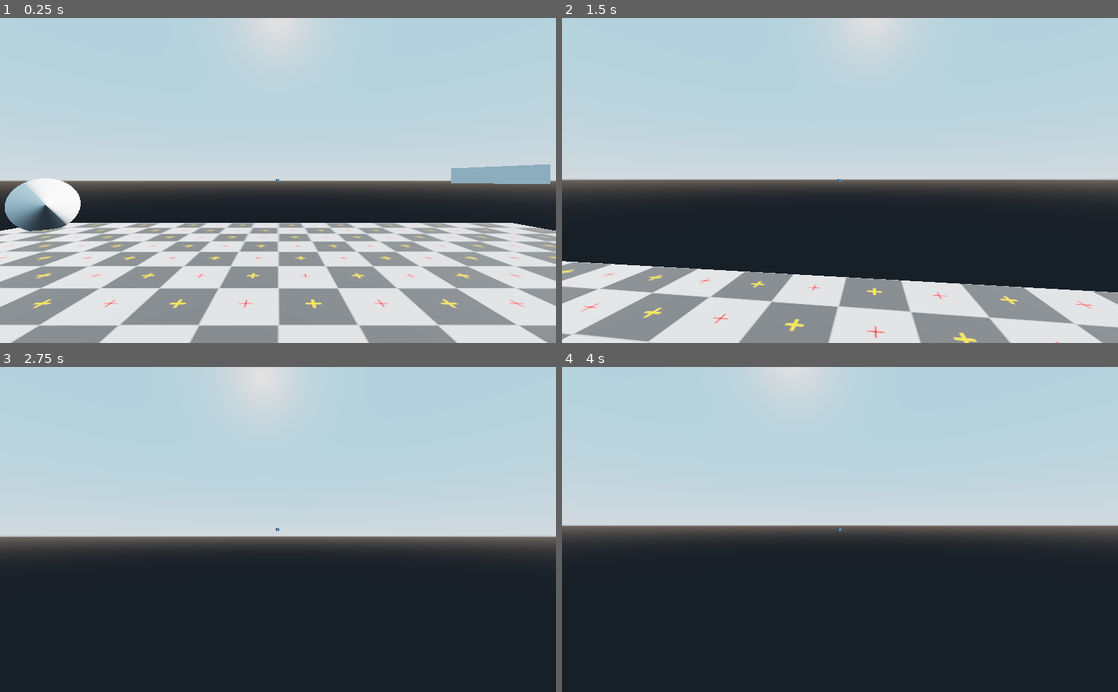
Above: before the commit, frames 1-4 (two rows, left to right).
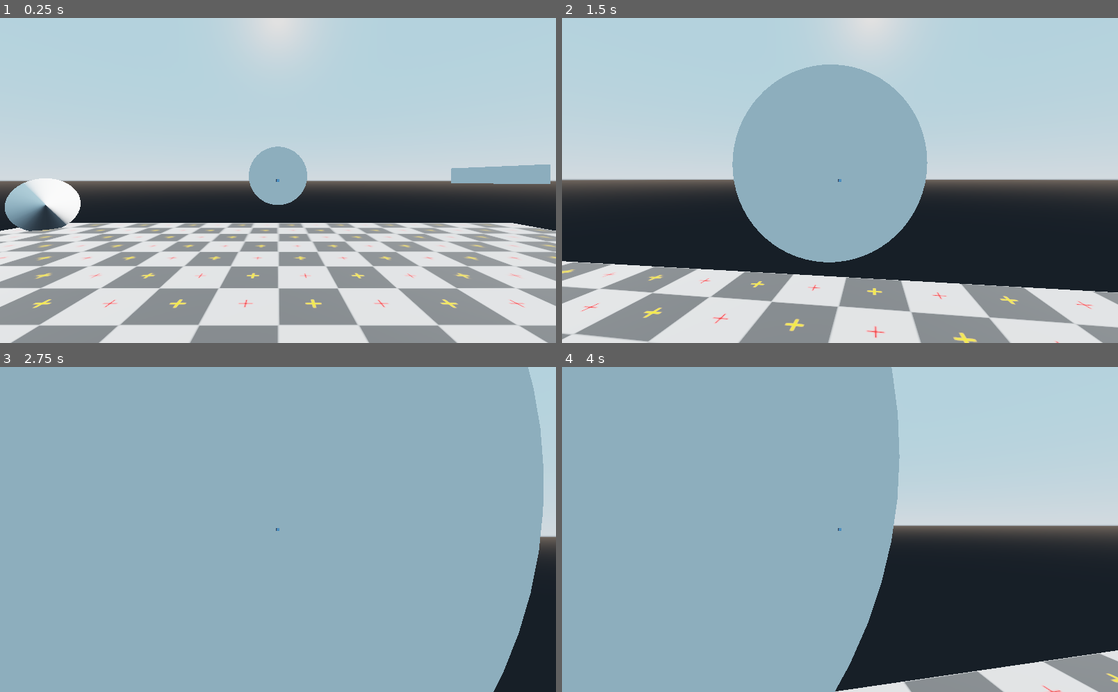
Above: after the commit, the same moments.

Repository: Linko-3D/Godot-Templates-Collection
Game: Godot game, scene res://Level.tscn
The game is run twice, just before and just after one commit, with the same random seed, the same clock (stepped at 60 frames per second) and the same inputs. The engine's default icon, where the game draws it, is replaced by a stand-in: a white triangle on a blue panel in a dark square.
Inputs (mouse positions are in pixels of both pictures, inside the frame that each line leads up to):
- Up to frame 1 (0.25 s): no input
- Up to frame 2 (1.5 s): tap Enter (ui_accept) at 0.5, 0.77 s; move the mouse to (867, 180) at 0.52 s; hold Up (ui_up) from 0.53 s (still down); click (867, 180) at 0.67 s; move the mouse to (812, 180) at 1.27 s
- Up to frame 3 (2.75 s): keep holding Up (ui_up); tap Enter (ui_accept) at 1.52 s; move the mouse to (289, 523) at 2.02 s
- Up to frame 4 (4 s): keep holding Up (ui_up); move the mouse to (834, 536) at 2.77 s; click (834, 536) at 2.92 s; tap Enter (ui_accept) at 3.02, 3.77 s; move the mouse to (878, 532) at 3.52 s

The runs differ from the first frame. In frame 1, 1.5% of the frame differs, in the area x 44-56%, y 39-58%; in frame 2, 17%; in frame 3, 96%, in the area x 0-98%, y 0-100%; in frame 4, 61%.

Commit message:
target added

Diff:
--- a/Level.tscn
+++ b/Level.tscn
@@ -1,10 +1,11 @@
-[gd_scene load_steps=9 format=2]
+[gd_scene load_steps=10 format=2]
 
 [ext_resource path="res://Templates/3D/FirstPersonCharacter/FirstPersonCharacter.tscn" type="PackedScene" id=1]
 [ext_resource path="res://checker.png" type="Texture" id=2]
 [ext_resource path="res://Templates/3D/AI/LookAt/LookAt.tscn" type="PackedScene" id=3]
 [ext_resource path="res://Templates/3D/AI/MoveTo/MoveTo.tscn" type="PackedScene" id=4]
 [ext_resource path="res://Templates/3D/AI/CanSee/CanSee.tscn" type="PackedScene" id=5]
+[ext_resource path="res://Templates/3D/Interactive/Target/Target.tscn" type="PackedScene" id=6]
 
 [sub_resource type="ConvexPolygonShape" id=1]
 points = PoolVector3Array( 10, 0, 10, -10, 0, 10, 10, 0, -10, -10, 0, -10 )
@@ -48,3 +49,6 @@
 
 [node name="CanSee" parent="." instance=ExtResource( 5 )]
 transform = Transform( 1, 0, 0, 0, 1, 0, 0, 0, 1, 8, 1, 8 )
+
+[node name="Target" parent="." instance=ExtResource( 6 )]
+transform = Transform( 1, 0, 0, 0, 1, 0, 0, 0, 1, 0, 2, -8 )
--- /dev/null
+++ b/Templates/3D/Interactive/Target/Target.gd
@@ -0,0 +1,7 @@
+extends StaticBody
+
+var health = 3
+
+func _process(delta):
+	if health <= 0:
+		queue_free()
--- /dev/null
+++ b/Templates/3D/Interactive/Target/Target.tscn
@@ -0,0 +1,21 @@
+[gd_scene load_steps=4 format=2]
+
+[ext_resource path="res://Templates/3D/Interactive/Target/Target.gd" type="Script" id=1]
+
+[sub_resource type="CylinderShape" id=1]
+height = 0.1
+
+[sub_resource type="CylinderMesh" id=2]
+height = 0.1
+
+[node name="Target" type="StaticBody"]
+script = ExtResource( 1 )
+
+[node name="CollisionShape" type="CollisionShape" parent="."]
+transform = Transform( 1, 0, 0, 0, -4.37114e-008, -1, 0, 1, -4.37114e-008, 0, 0, 0 )
+shape = SubResource( 1 )
+
+[node name="MeshInstance" type="MeshInstance" parent="."]
+transform = Transform( 1, 0, 0, 0, -4.37114e-008, -1, 0, 1, -4.37114e-008, 0, 0, 0 )
+mesh = SubResource( 2 )
+material/0 = null
